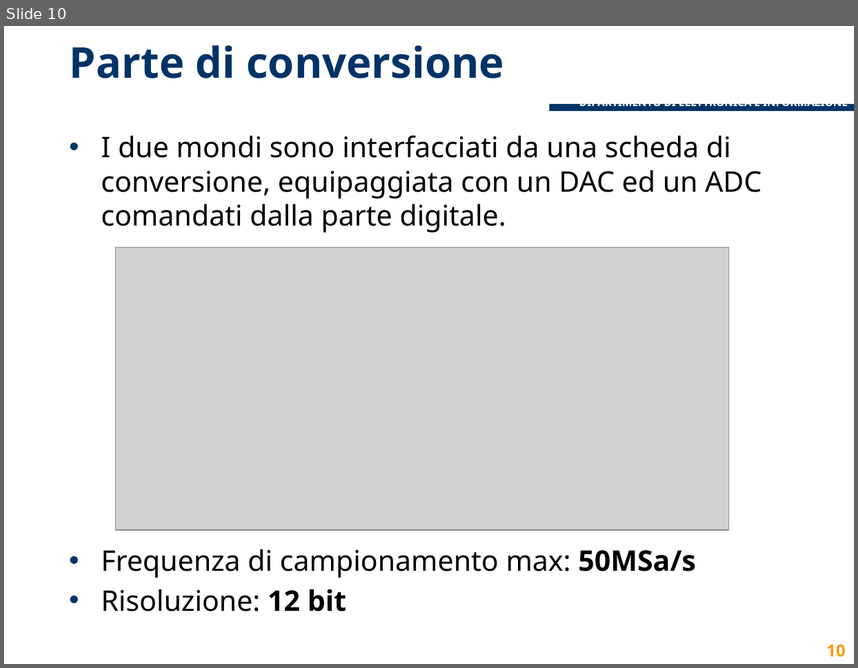
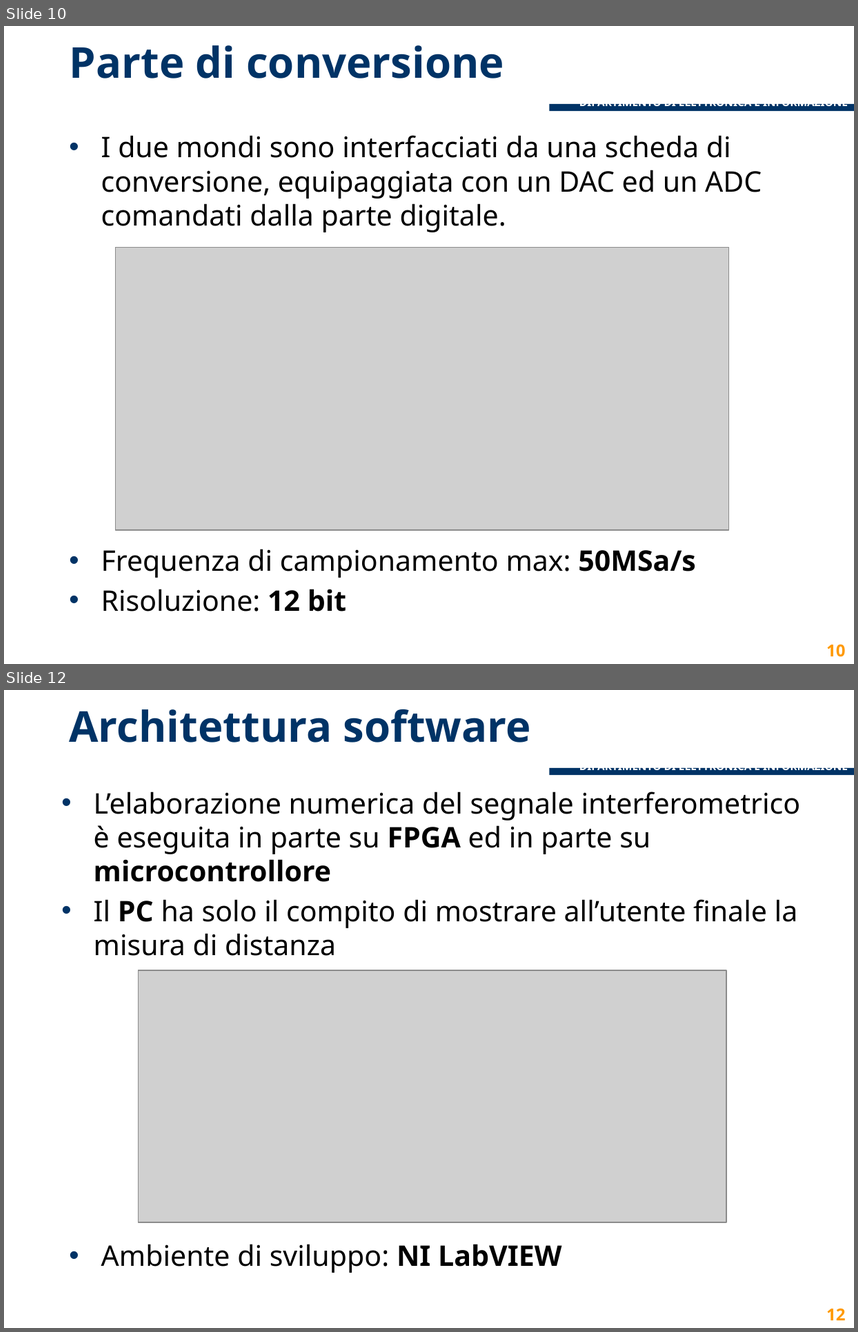
Before and after one commit to lcavagnispolimi/thesis_latex, a slide deck: presentazione_discussione.pptx. Shown one above the other, each under a label of ours: slide 10 before the commit, slides 10 and 12 after it; the slides between them are not shown. The pictures are 858x668 and 858x1332 pixels, drawn with LibreOffice and Linux fonts; fonts in the diff are those of the drawing; grey boxes stand for pictures; background and template pictures are left out. Boxes give left, top, right and bottom in pixels: in the first picture for what was removed or moved away, otherwise in the second. Text is boxed around its words. In the diff, an @@ line names an element or a change of style, - is before the commit and + after.

Commit message:
sistemata parte su arch sw

```diff
--- a/presentazione_discussione.pptx
+++ b/presentazione_discussione.pptx
@@ slide 12 added at (4,690,854,1328), background #FFFFFF; not listed: 3 template elements that a slide beside it also shows @@
@@ title added at (69,709,531,742), 36 pt, text #003366, bold @@
+Architettura software
@@ text added at (94,791,801,956), 24 pt, text #000000 @@
+• L’elaborazione numerica del segnale interferometrico è eseguita in parte su FPGA ed in parte su microcontrollore
+• Il PC ha solo il compito di mostrare all’utente finale la misura di distanza
@@ picture added at (139,971,726,1222) @@
@@ text added at (101,1243,562,1272), 24 pt, text #000000 @@
+• Ambiente di sviluppo: NI LabVIEW
@@ page number added at (826,1308,845,1320), 14 pt, text #FF9900, bold @@
+12
```
Also in this commit, not shown: 8 slides changed, 3 other slides added, 3 slides removed.
